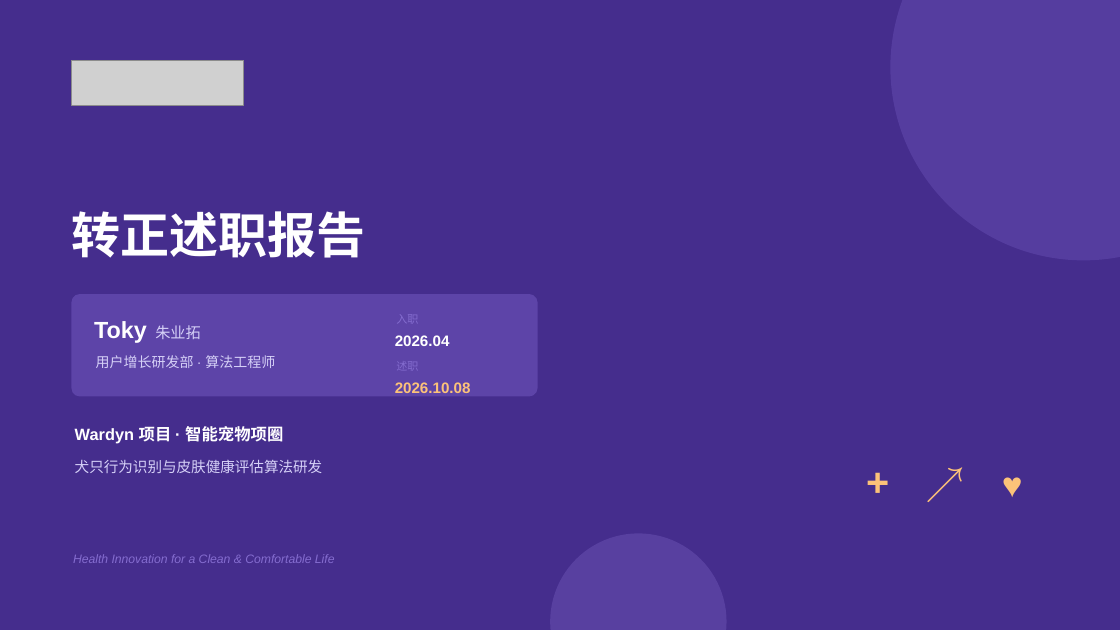
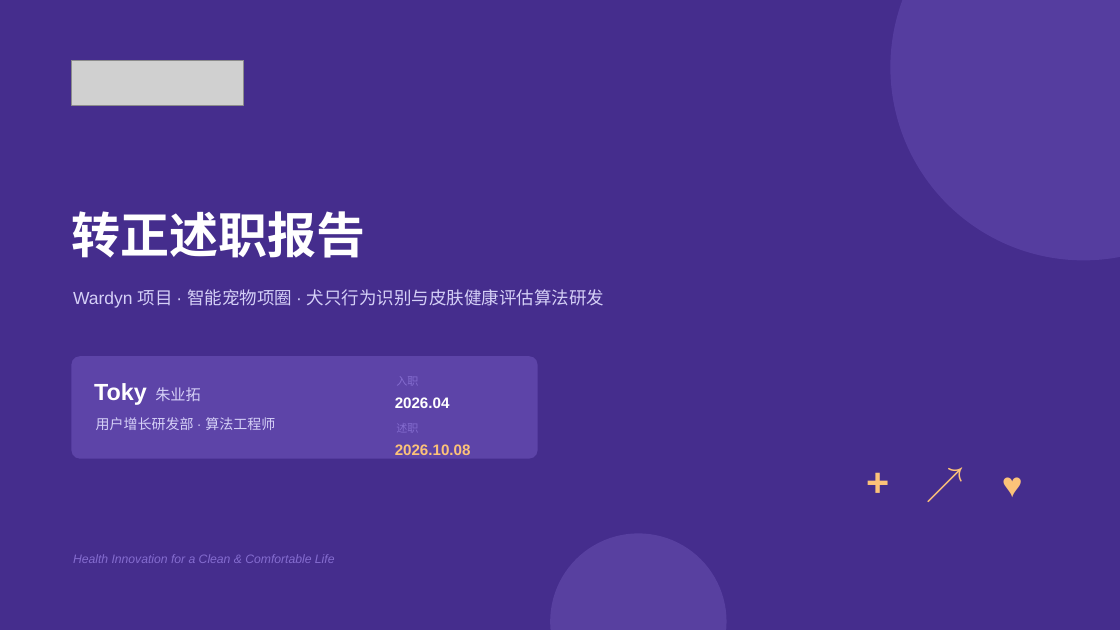
Before and after one commit to zhuyetuo/workplace_soft_skills, a slide deck: slide 1 of 转正述职/转正述职报告-Toky.pptx. Drawn at 1120x630 pixels with LibreOffice and Linux fonts; fonts in the diff are those of the drawing; grey boxes stand for pictures. Boxes give left, top, right and bottom in pixels: in the first picture for what was removed or moved away, otherwise in the second. Text is boxed around its words. In the diff, an @@ line names an element or a change of style, - is before the commit and + after.

```diff
--- a/转正述职/转正述职报告-Toky.pptx
+++ b/转正述职/转正述职报告-Toky.pptx
@@ text at (x1=73, y1=289, x2=604, y2=308): text changed; size 12.5 to 15 pt @@
-犬只行为识别与皮肤健康评估算法研发
+Wardyn 项目 · 智能宠物项圈 · 犬只行为识别与皮肤健康评估算法研发
@@ 6 texts, 1 rounded rectangle moved together from (x1=71, y1=294, x2=538, y2=397) to (x1=71, y1=356, x2=538, y2=459) @@
@@ text removed at (x1=75, y1=426, x2=283, y2=444) @@
-Wardyn 项目 · 智能宠物项圈
```
Also in this commit, not shown: 1 other slide changed, 1 other file.
